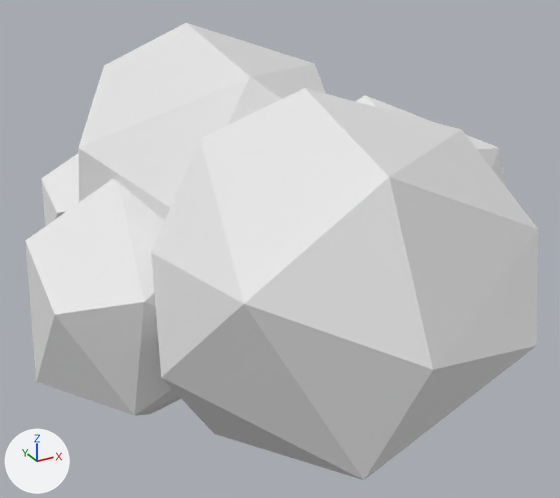
What one commit did to the FBX model Assets/Props/Bushes/bush1.fbx.
Camera for both pictures: a 50 mm camera at (-1.99, -5.49, 2.3) aimed at (0.94, -0.17, -0.35). Every picture has the same lights, and +X, +Y and +Z are marked at lower left. Where no turn or scale is listed for an object, it has been applied to the vertices.
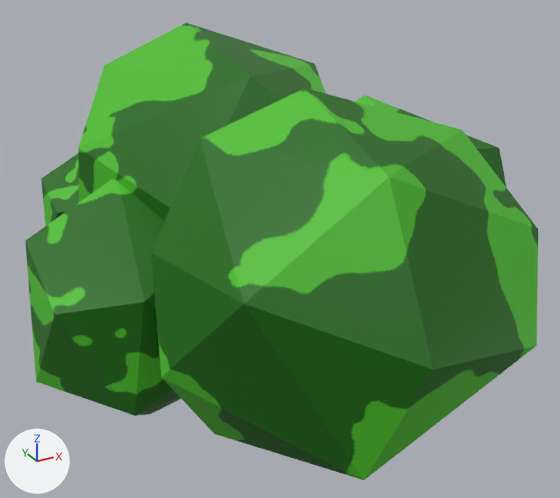
Changed parts and their boxes [x1, y1, x2, y2] in the pictures (560 x 498 px):
```json
{"object": "Icosphere.002", "change": "surface changed", "before": [25, 23, 538, 480], "after": [25, 23, 538, 480], "on screen": "white to green"}
```

Edits to the scene script, one JSON object a line:
```json
{"op": "add", "block": "img_icosphere_002_bake1_pbr_diffuse_png", "code": ["img_icosphere_002_bake1_pbr_diffuse_png = load_image('Icosphere.002_Bake1_PBR_Diffuse.png', 'Icosphere.002_Bake1_PBR_Diffuse.png', 1024, 1024, 'sRGB')"]}
{"op": "remove", "block": "mat_material_001", "code": "mat_material_001.base_color = (0.8, 0.8, 0.8)  # white #e7e7e7"}
{"op": "add", "block": "mat_material_001", "code": "mat_material_001.texture = img_icosphere_002_bake1_pbr_diffuse_png"}
```
